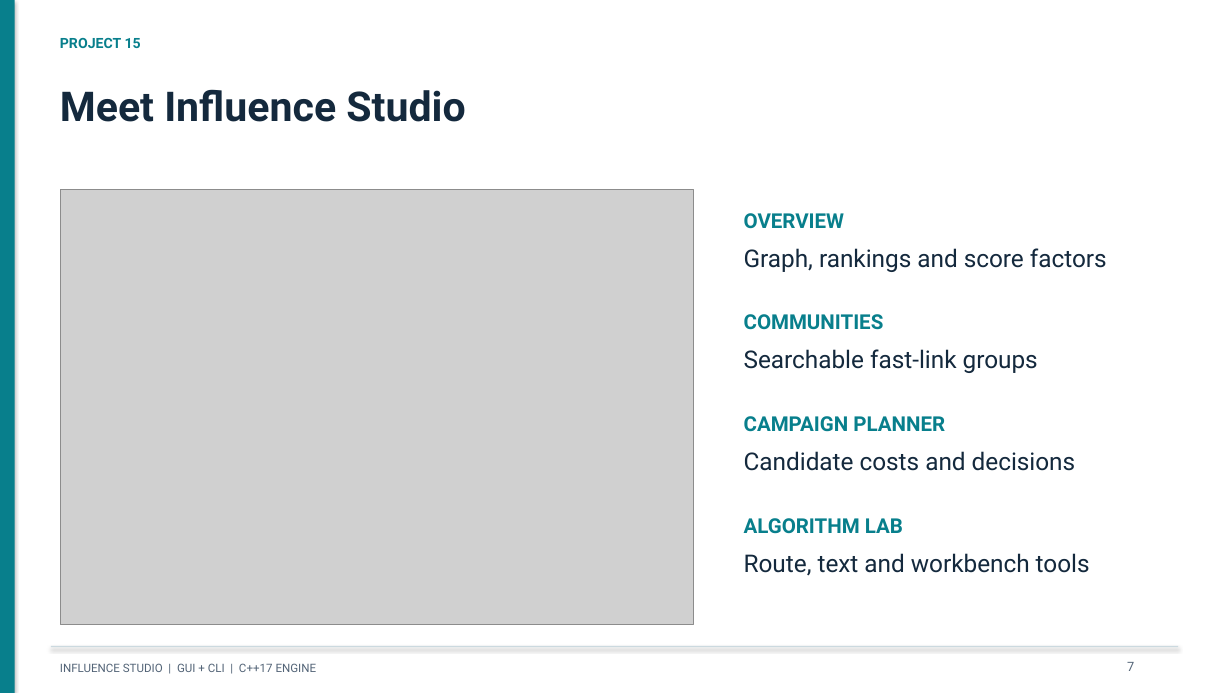
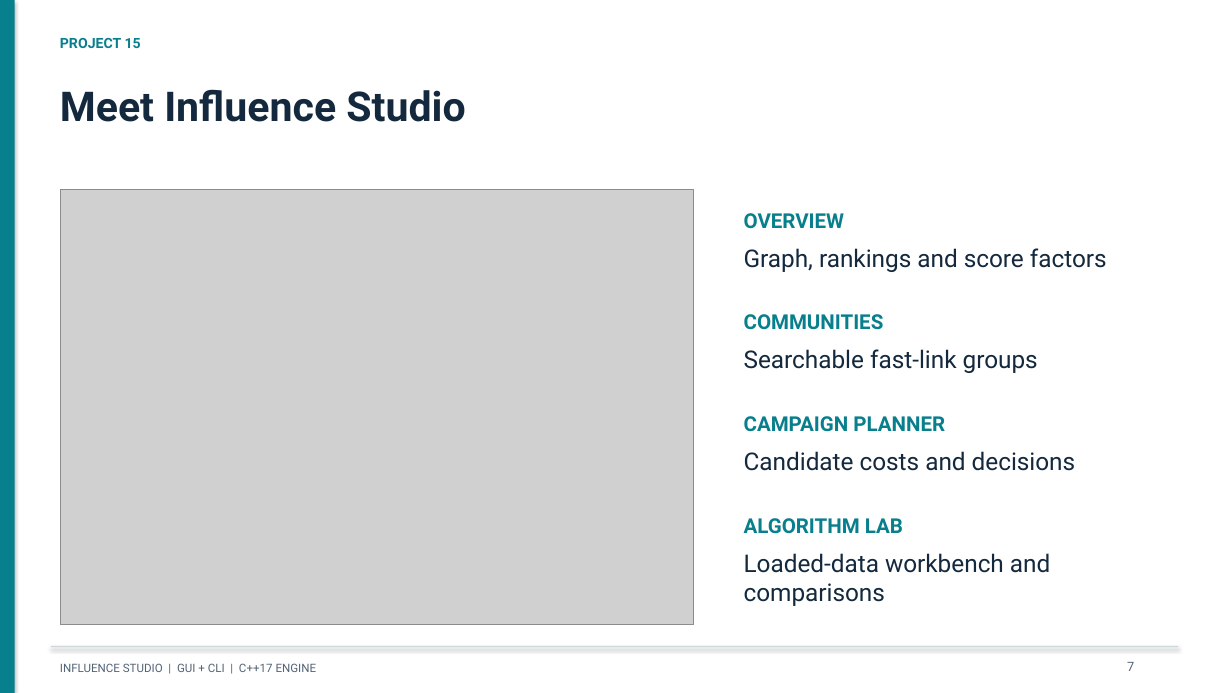
Before and after one commit to Aymuos22/nikita, a slide deck: slide 7 of docs/presentation/Project_15_Presentation.pptx. Drawn at 1232x693 pixels with LibreOffice and Linux fonts; fonts in the diff are those of the drawing; grey boxes stand for pictures. Boxes give left, top, right and bottom in pixels: in the first picture for what was removed or moved away, otherwise in the second. Text is boxed around its words. In the diff, an @@ line names an element or a change of style, - is before the commit and + after.

```diff
--- a/docs/presentation/Project_15_Presentation.pptx
+++ b/docs/presentation/Project_15_Presentation.pptx
@@ text at bbox=[744, 553, 1050, 606]: text changed @@
-Route, text and workbench tools
+Loaded-data workbench and comparisons
```
Also in this commit, not shown: 3 other slides changed, 28 other files.
